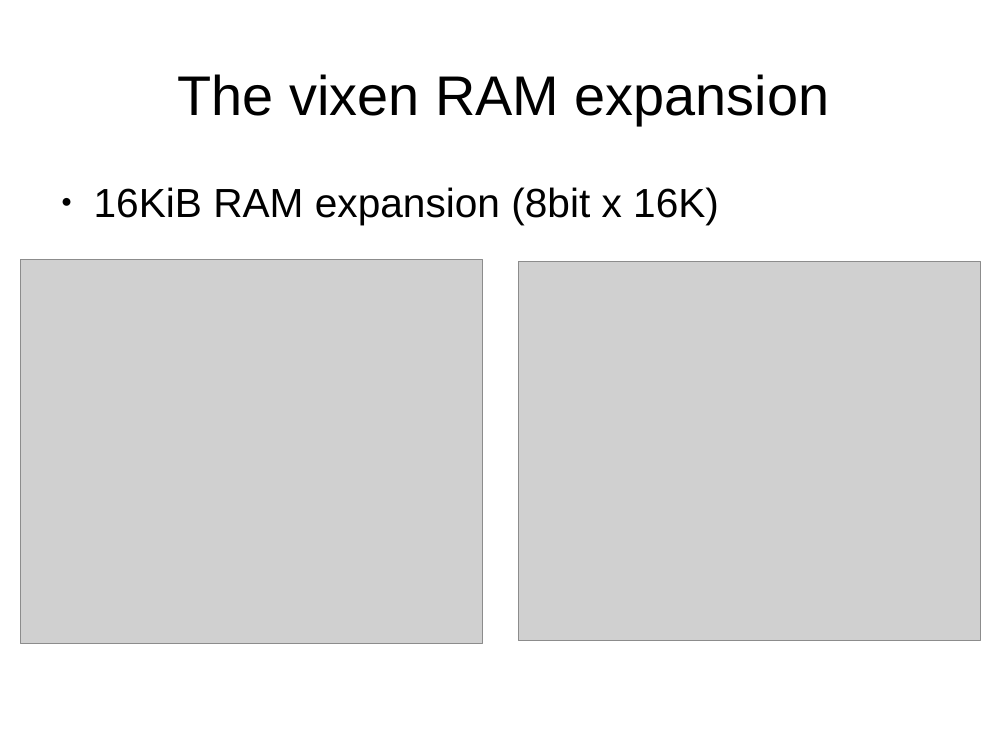
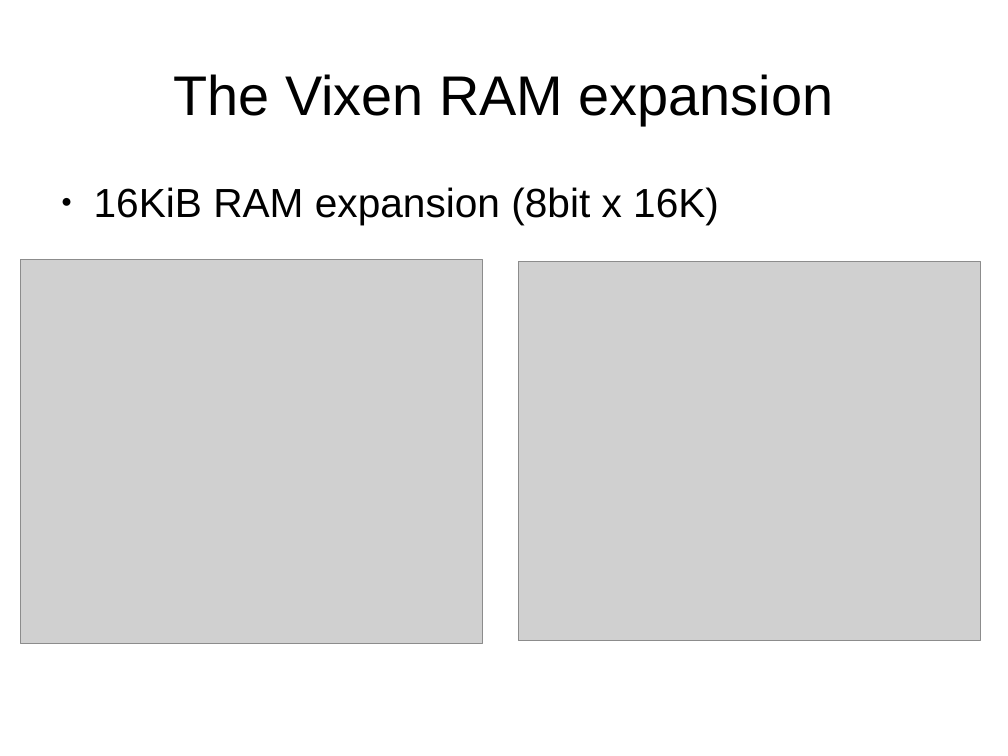
Before and after one commit to bendooks/vixen, a slide deck: slide 3 of talk/bjdooks-vixen-ram.odp. Drawn at 1008x756 pixels with LibreOffice and Linux fonts; fonts in the diff are those of the drawing; grey boxes stand for pictures; background and template pictures are left out. Boxes give left, top, right and bottom in pixels: in the first picture for what was removed or moved away, otherwise in the second. Text is boxed around its words. In the diff, an @@ line names an element or a change of style, - is before the commit and + after.

```diff
--- a/talk/bjdooks-vixen-ram.odp
+++ b/talk/bjdooks-vixen-ram.odp
@@ title at (x1=173, y1=74, x2=834, y2=125): text changed @@
-The vixen RAM expansion
+The Vixen RAM expansion
```
Also in this commit, not shown: 7 other slides changed, 1 slide removed.
